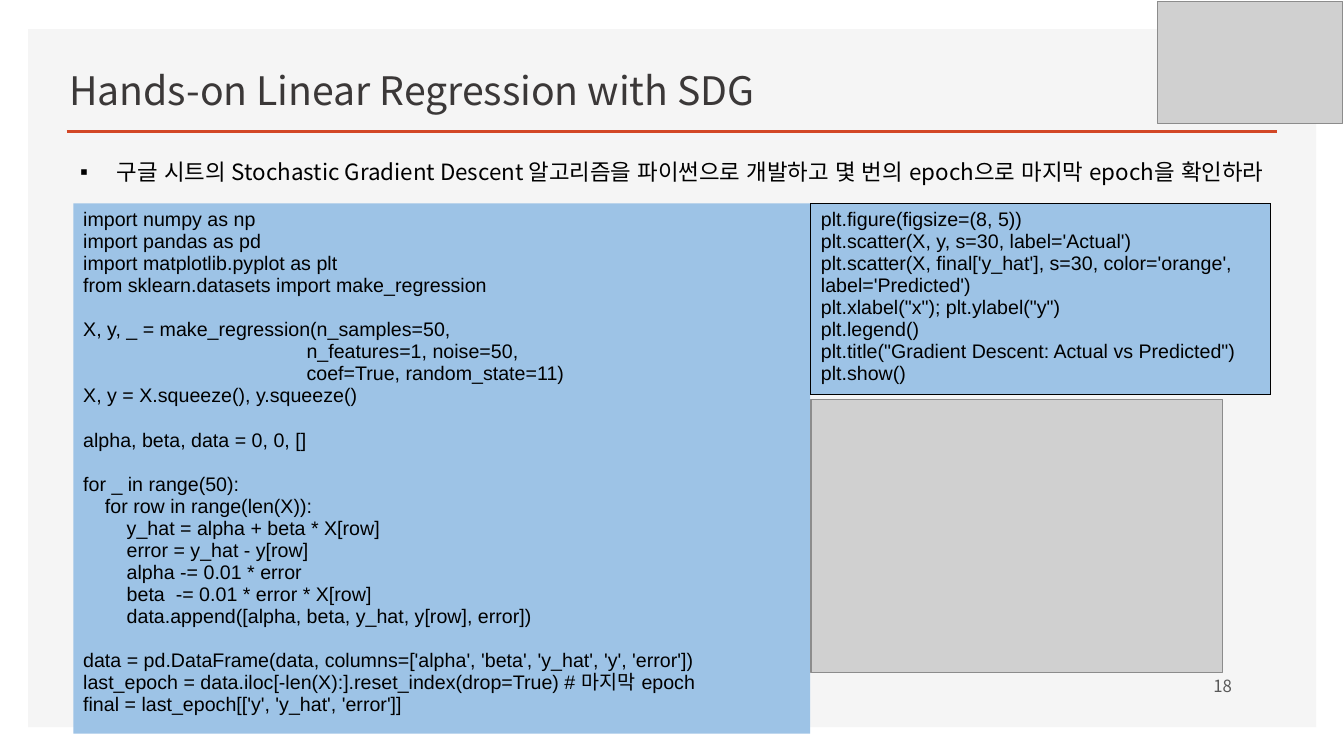
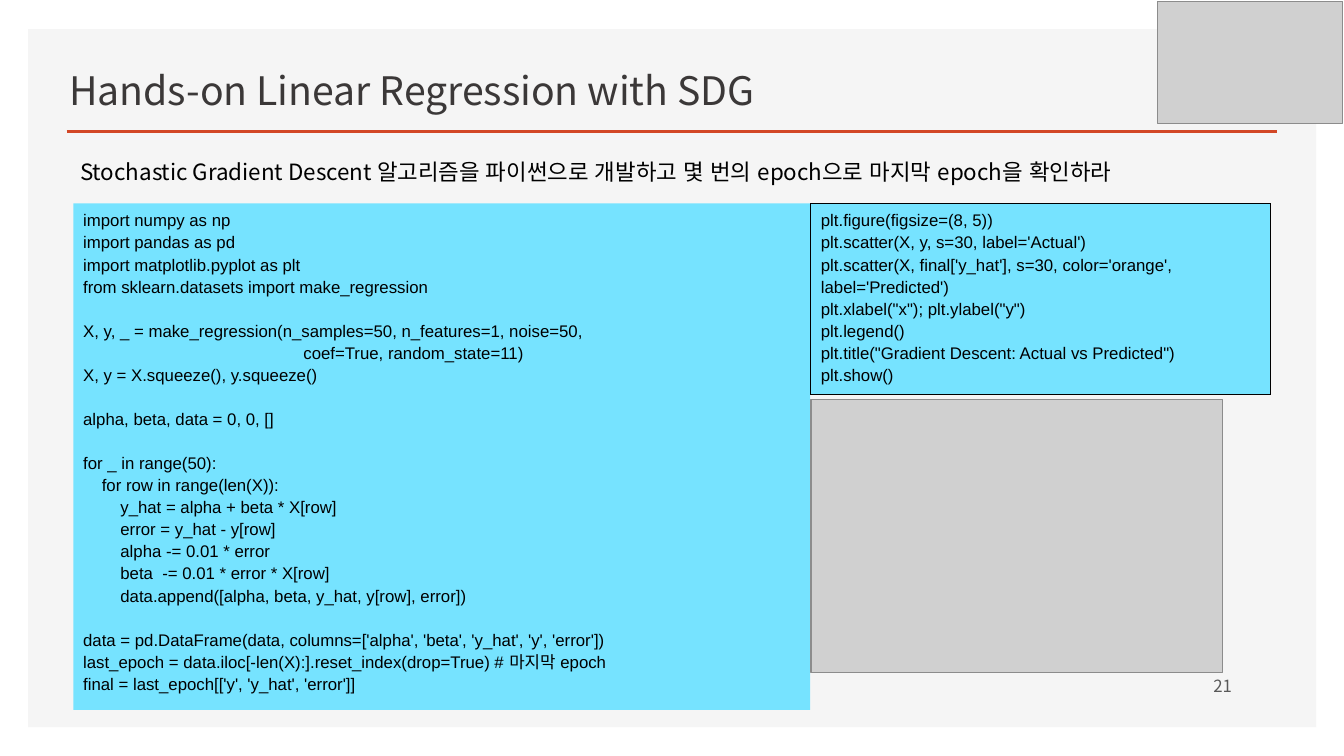
Before and after one commit to ancestor9/mathematics-for-machine-learning, a slide deck: slide 21 of Linear_Algebra/w4_Perceptron_Regression.pptx (slide 18 before the commit). Drawn at 1344x756 pixels with LibreOffice and Linux fonts; fonts in the diff are those of the drawing; grey boxes stand for pictures; background and template pictures are left out. Boxes give left, top, right and bottom in pixels: in the first picture for what was removed or moved away, otherwise in the second. Text is boxed around its words. In the diff, an @@ line names an element or a change of style, - is before the commit and + after.

```diff
--- a/Linear_Algebra/w4_Perceptron_Regression.pptx
+++ b/Linear_Algebra/w4_Perceptron_Regression.pptx
@@ text at (80, 161, 1111, 185): text changed @@
-▪ 구글 시트의 Stochastic Gradient Descent 알고리즘을 파이썬으로 개발하고 몇 번의 epoch으로 마지막 epoch을 확인하라
+Stochastic Gradient Descent 알고리즘을 파이썬으로 개발하고 몇 번의 epoch으로 마지막 epoch을 확인하라
@@ rectangle "import numpy as np": place and size @@
-rectangle "import numpy as np" at (74, 204, 811, 734)
+rectangle "import numpy as np" at (74, 204, 811, 711)
@@ rectangle "import numpy as np" at (74, 204, 811, 711): fill #9DC3E6 to #76E3FF @@
@@ rectangle "plt.figure(figsize=(8, 5))" at (812, 204, 1271, 395): size 14 to 12 pt; fill #9DC3E6 to #76E3FF @@
@@ text in rectangle at (83, 214, 606, 694): size 14 to 12 pt in "import numpy as np", "import pandas as pd", "import matplotlib.pyplot as plt", "from sklearn.datasets import make_regression" and 13 more places @@
@@ text in rectangle at (83, 325, 582, 341): text changed; size 14 to 12 pt @@
-X, y, _ = make_regression(n_samples=50,
-n_features=1, noise=50,
+X, y, _ = make_regression(n_samples=50, n_features=1, noise=50,
@@ page number at (1213, 679, 1232, 692): text changed @@
-18
+21
```
Also in this commit, not shown: 14 other slides changed, 7 slides added, 21 slides removed.
